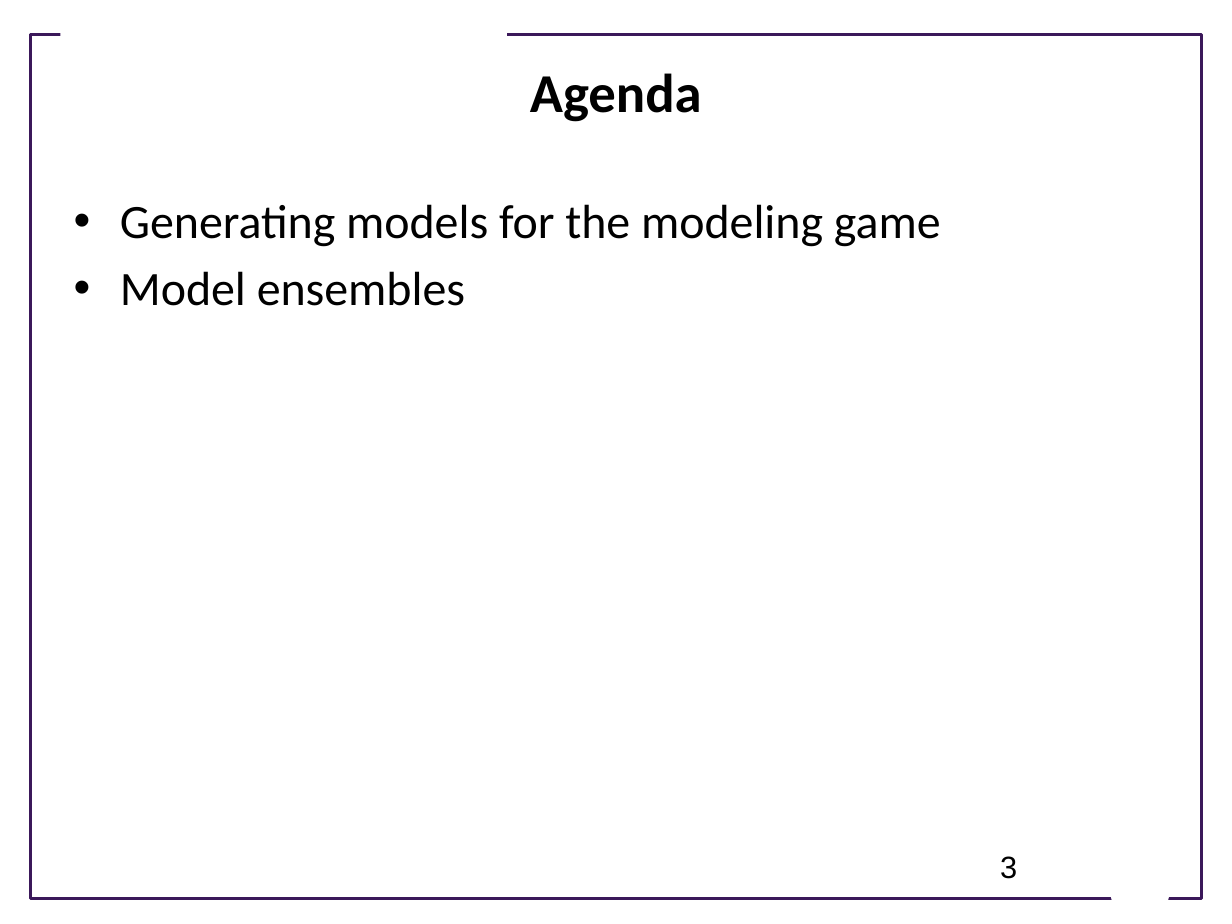
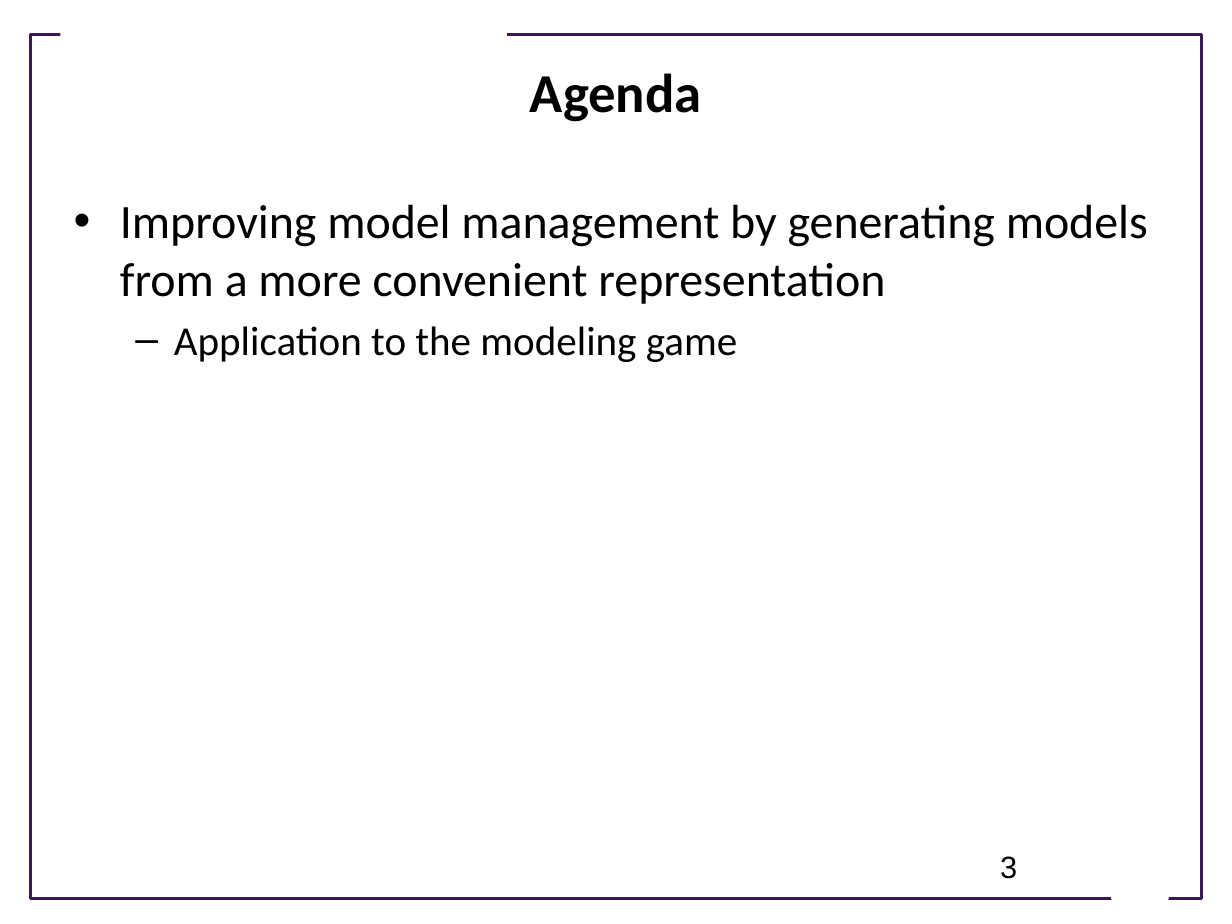
Before and after one commit to ModelEngineering/advancing-biomedical-models, a slide deck: slide 3 of lectures/lecture_17/Lecture_17_Generating_And_Using_Multiple_Models.pptx. Drawn at 1232x924 pixels with LibreOffice and Linux fonts; fonts in the diff are those of the drawing; background and template pictures are left out. Boxes give left, top, right and bottom in pixels: in the first picture for what was removed or moved away, otherwise in the second. Text is boxed around its words. In the diff, an @@ line names an element or a change of style, - is before the commit and + after.

```diff
--- a/lectures/lecture_17/Lecture_17_Generating_And_Using_Multiple_Models.pptx
+++ b/lectures/lecture_17/Lecture_17_Generating_And_Using_Multiple_Models.pptx
@@ text at box(120, 204, 1148, 362): text changed @@
-• Generating models for the modeling game
-• Model ensembles
+• Improving model management by generating models from a more convenient representation
+  – Application to the modeling game
```
Also in this commit, not shown: 2 other slides changed, 16 slides added, 1 slide removed, 1 other file.
